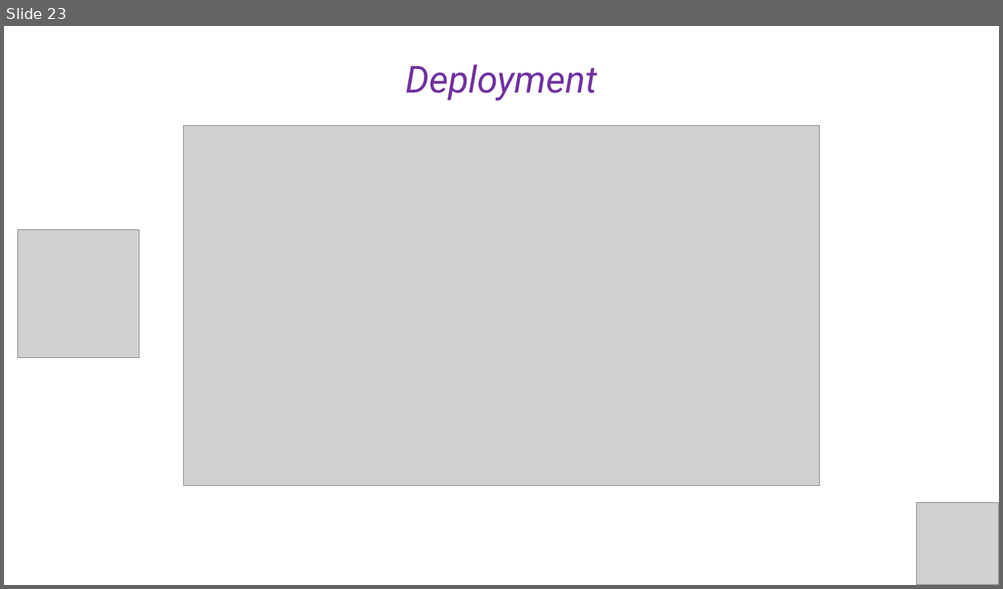
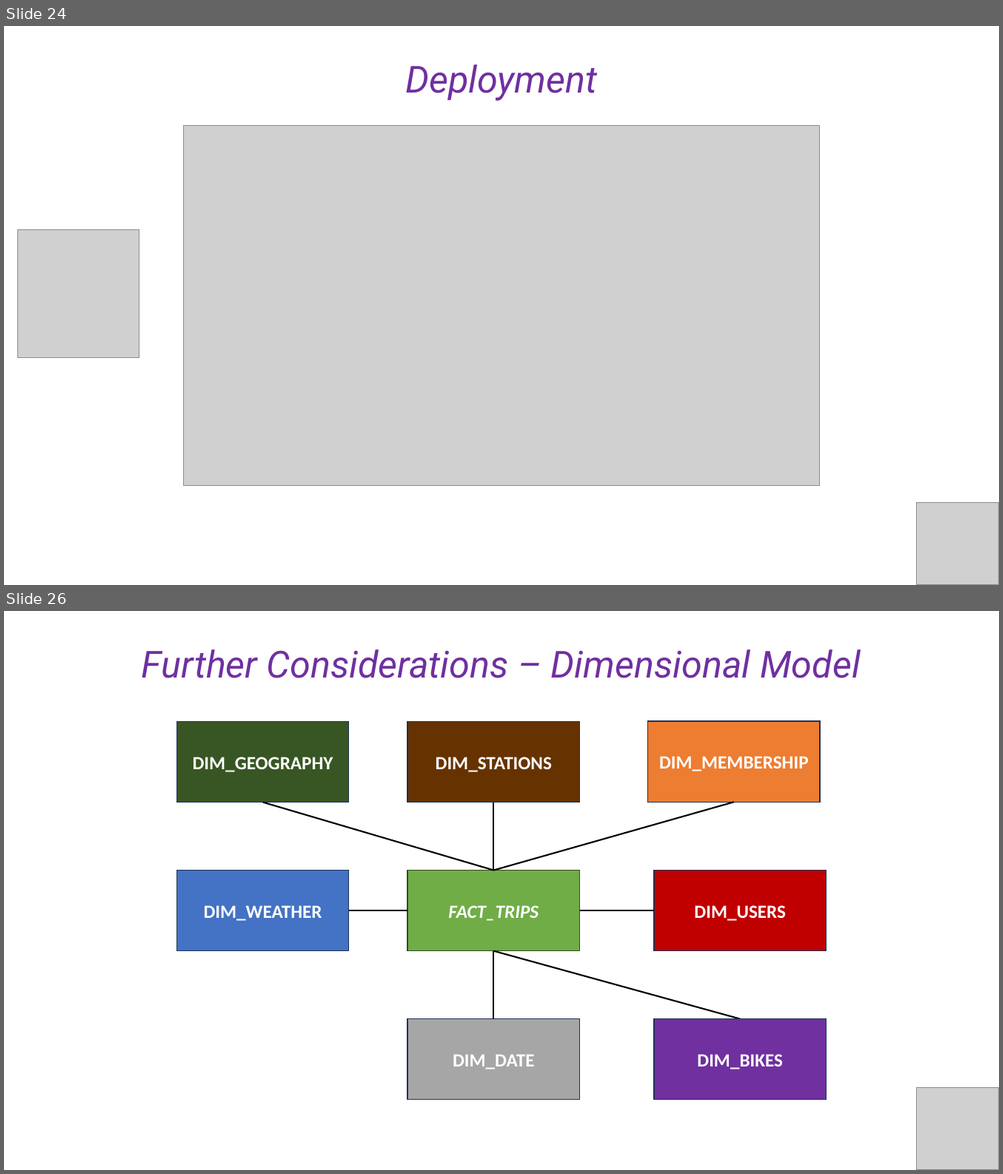
Before and after one commit to cesaramehri/Firn_CaseStudyTest, a slide deck: Presentation/Case Study - Presentation.pptx. Shown one above the other, each under a label of ours: slide 23 before the commit, slides 24 and 26 after it; the slides between them are not shown. The pictures are 1003x589 and 1003x1174 pixels, drawn with LibreOffice and Linux fonts; fonts in the diff are those of the drawing; grey boxes stand for pictures. Boxes give left, top, right and bottom in pixels: in the first picture for what was removed or moved away, otherwise in the second. Text is boxed around its words. In the diff, an @@ line names an element or a change of style, - is before the commit and + after.

```diff
--- a/Presentation/Case Study - Presentation.pptx
+++ b/Presentation/Case Study - Presentation.pptx
@@ slide 26 added at [4,611,999,1170], background #FFFFFF @@
@@ text added at [142,649,860,678], 36 pt, text #7030A0, italic @@
+Further Considerations – Dimensional Model
@@ group added at [177,721,826,1099]: 8 rectangles, 7 lines @@
+FACT_TRIPS
+DIM_WEATHER
+DIM_DATE
+DIM_USERS
+DIM_STATIONS
+DIM_GEOGRAPHY
+DIM_MEMBERSHIP
+DIM_BIKES
@@ picture added at [916,1088,999,1170] @@
@@ what was slide 23 is now slide 24 @@
```
Also in this commit, not shown: 1 slide changed, 3 other slides added.
